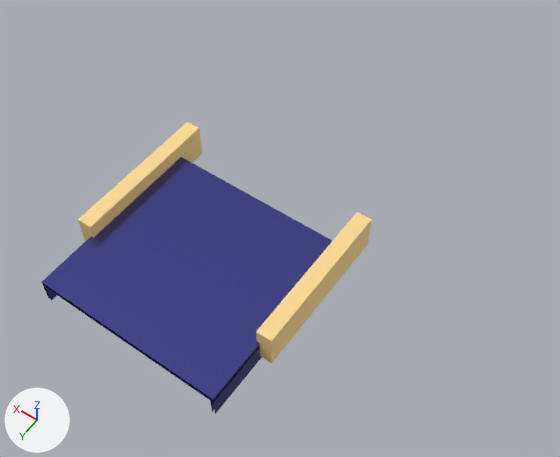
One commit to the Blender file public/assets/pusher.blend: the scene before it, then after it.
Camera for both pictures: a 50 mm camera at (-0.96, 1.135, 2.068) aimed at (-0.08, -0.096, 0.133). The lights are fixed; the arrows at lower left show +X, +Y and +Z.

In view in the first picture: 'floor-back', 'floor-front', 'platform-top', 'wall-left', 'wall-right'.
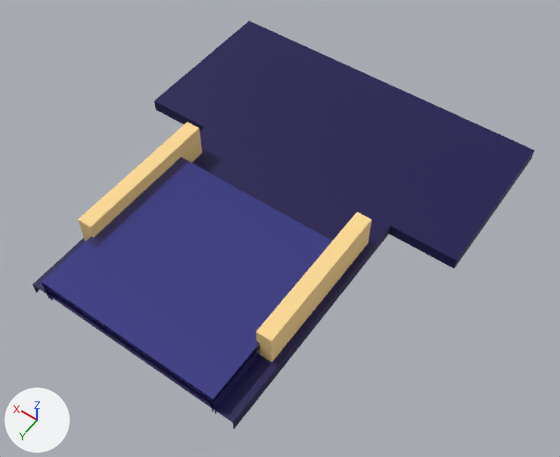
The change in detail:
In material 'floor-back' (mat_floor_back), alpha goes from 0.0 to 1.0.
In material 'floor-front' (mat_floor_front), alpha goes from 0.0 to 1.0.

Location of each change, [x1, y1, x2, y2] in pixels of the pictures (560 x 457 px):
'floor-front', surface changed (grey to blue)
    both: [154, 21, 535, 268]
'floor-back', surface changed (grey to blue)
    both: [30, 124, 399, 430]
